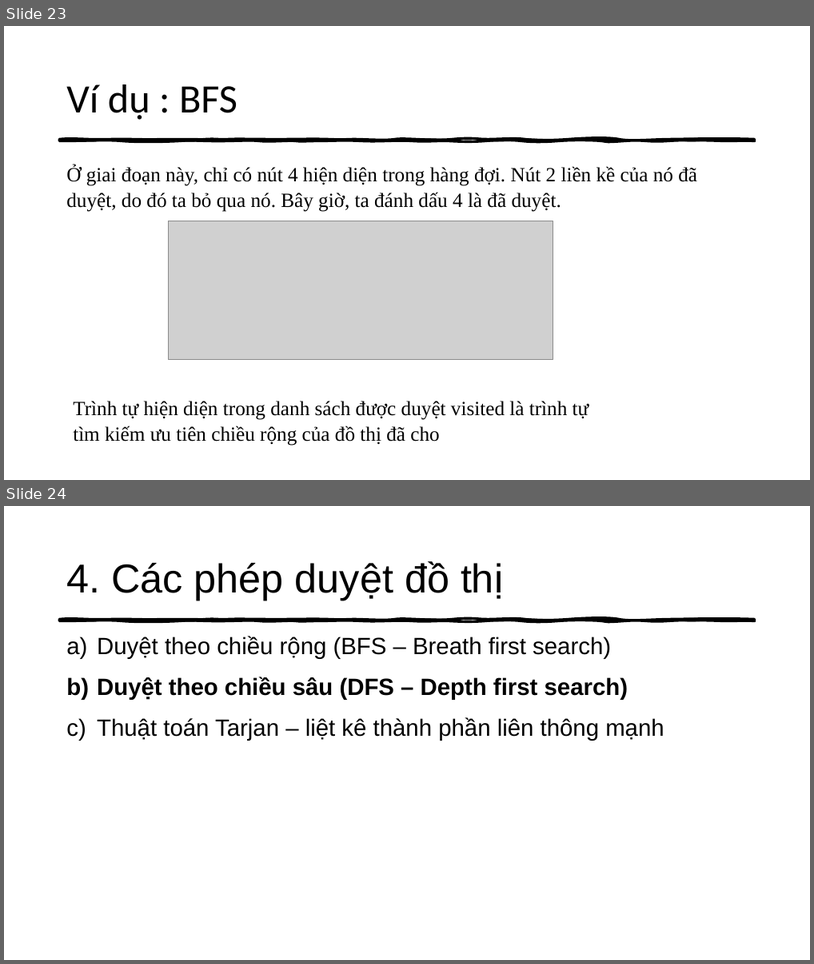
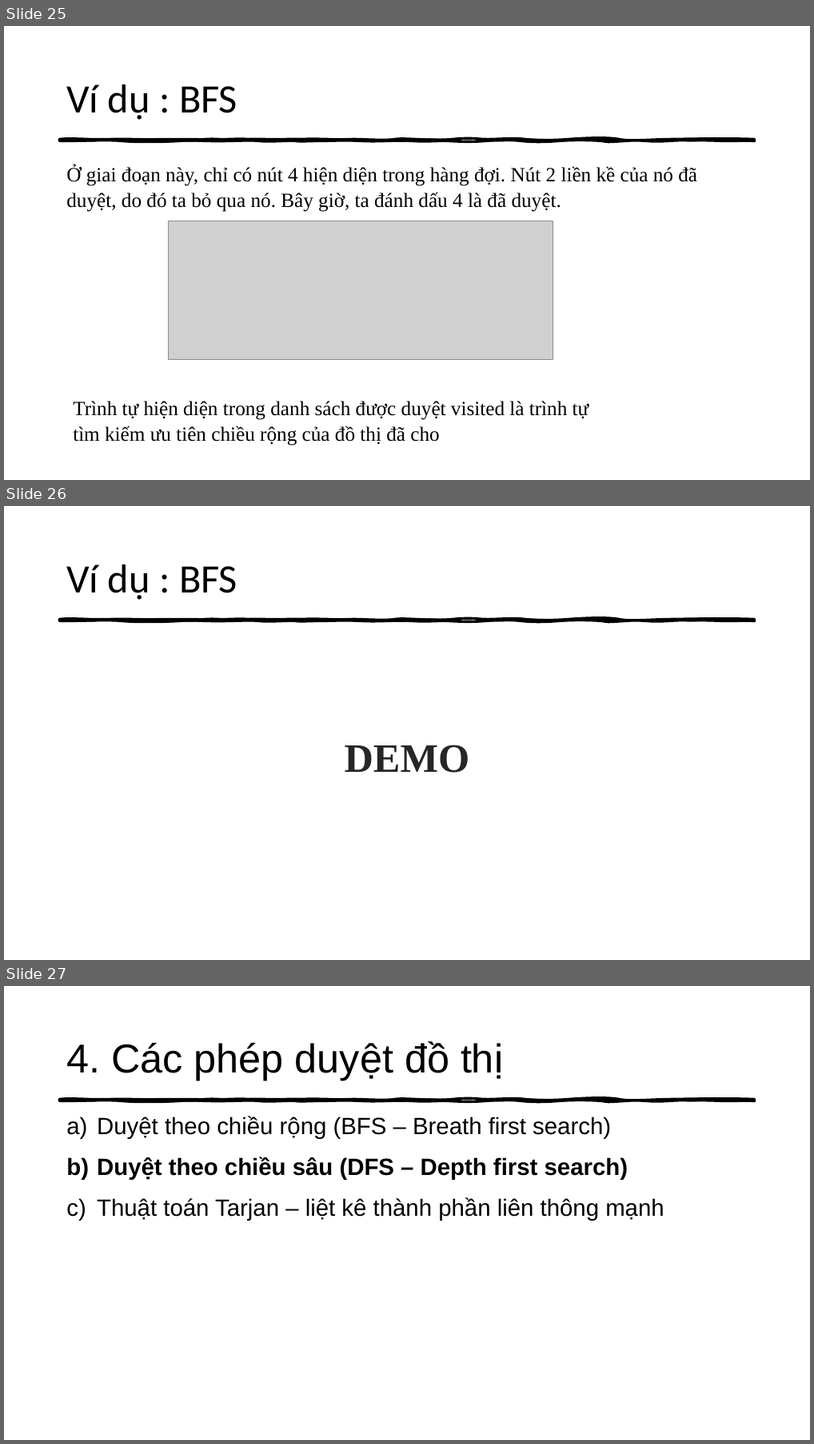
Before and after one commit to thathcmus/CTDL_GT, a slide deck: Cau_Truc_Du_Lieu_Do_Thi_Va_Ung_Dung.pptx. Shown one above the other, each under a label of ours: slides 23 and 24 before the commit, slides 25, 26 and 27 after it. The pictures are 814x964 and 814x1444 pixels, drawn with LibreOffice and Linux fonts; fonts in the diff are those of the drawing; grey boxes stand for pictures. Boxes give left, top, right and bottom in pixels: in the first picture for what was removed or moved away, otherwise in the second. Text is boxed around its words. In the diff, an @@ line names an element or a change of style, - is before the commit and + after.

```diff
--- a/Cau_Truc_Du_Lieu_Do_Thi_Va_Ung_Dung.pptx
+++ b/Cau_Truc_Du_Lieu_Do_Thi_Va_Ung_Dung.pptx
@@ slide 26 added at [4, 506, 810, 960], background #FFFFFF; not listed: 1 template element that a slide beside it also shows @@
@@ title added at [66, 564, 238, 600], 48 pt, text #000000 @@
+Ví dụ : BFS
@@ text added at [345, 744, 470, 772], 48 pt, text #262626, bold @@
+DEMO
@@ what was slide 23 is now slide 25 @@
@@ what was slide 24 is now slide 27 @@
```
Also in this commit, not shown: 5 other slides added, 2 other files.
